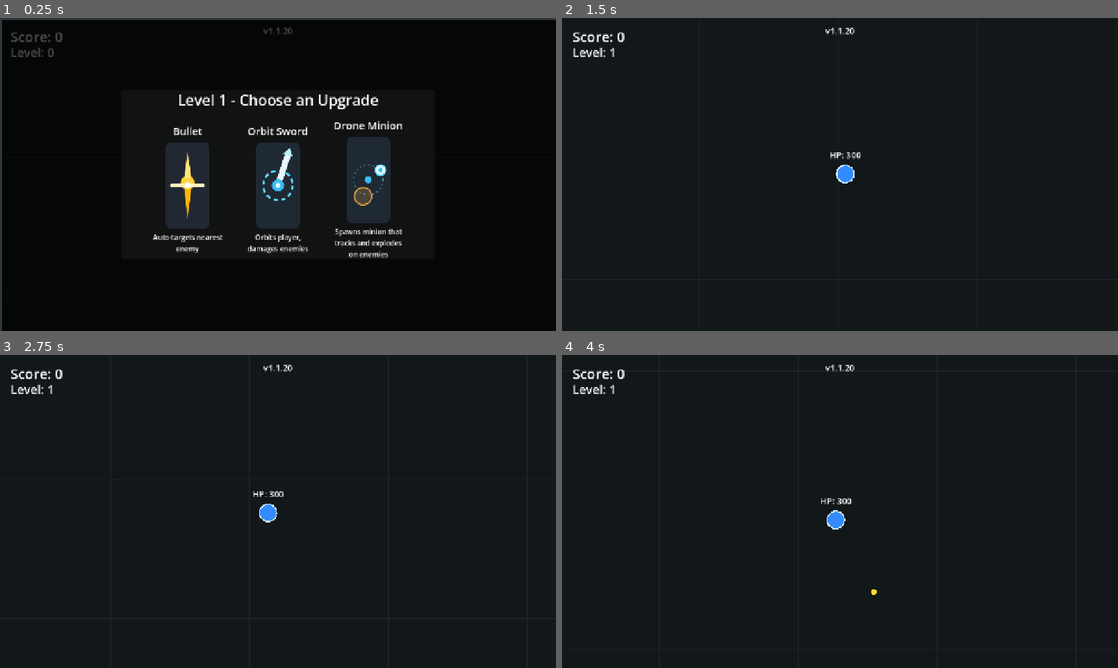
Above: before the commit, frames 1-4 (two rows, left to right).
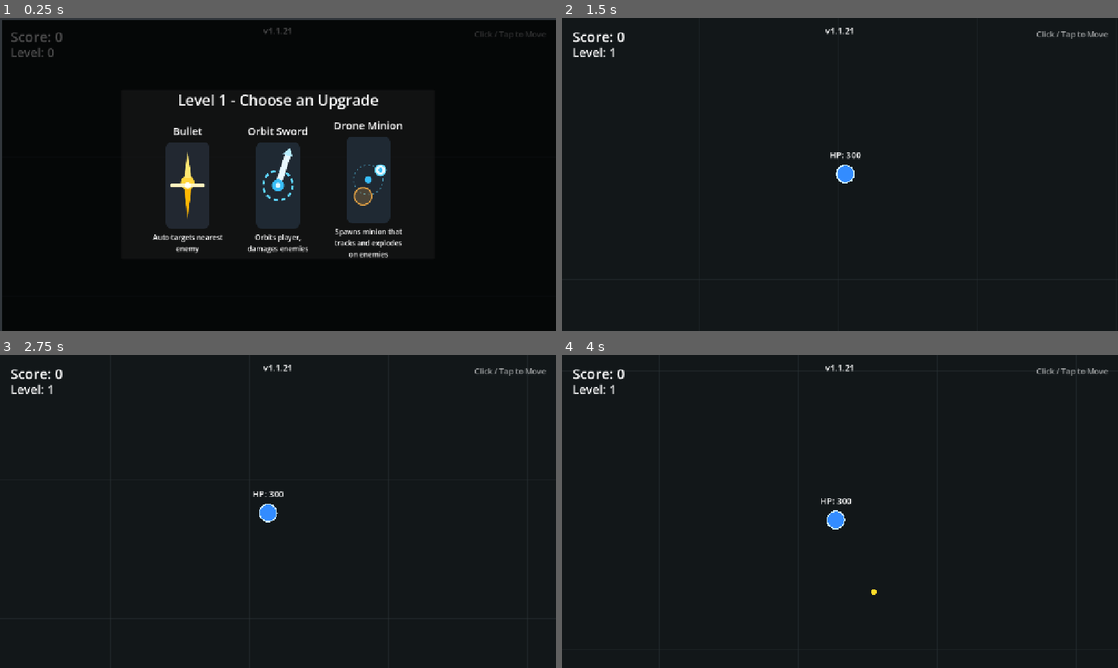
Above: after the commit, the same moments.

Repository: Tangoyzx/TraeRemoteGame
Game: Godot game, scene res://scenes/main.tscn
The game is run twice, just before and just after one commit, with the same random seed, the same clock (stepped at 60 frames per second) and the same inputs.
Inputs (mouse positions are in pixels of both pictures, inside the frame that each line leads up to):
- Up to frame 1 (0.25 s): no input
- Up to frame 2 (1.5 s): click (751, 183) at 0.52 s; tap Enter at 1.25 s; move the mouse to (962, 158) at 1.27 s; click (962, 158) at 1.42 s
- Up to frame 3 (2.75 s): tap Enter at 2 s; move the mouse to (166, 527) at 2.02 s; click (166, 527) at 2.17 s
- Up to frame 4 (4 s): tap Enter at 2.75, 3.5 s; move the mouse to (895, 442) at 2.77 s; click (895, 442) at 2.92 s; move the mouse to (812, 574) at 3.52 s; click (812, 574) at 3.67 s

The runs differ from the first frame. In frame 1, less than 0.1% of the frame differs, in the area x 51-98%, y 3-7%; in frame 2, 0.1%, in the area x 51-99%, y 3-7%; in frame 3, 0.1%; in frame 4, 0.1%.

Commit message:
feat(ui): 屏幕右上角新增操作提示 Click / Tap to Move + bump v1.1.21

Diff:
--- a/scripts/main.gd
+++ b/scripts/main.gd
@@ -23,7 +23,7 @@
 const LEVEL_REQUIRED_SCORES := [0, 20, 40, 60, 80, 100, 120, 200, 220, 240, 260, 280, 290, 300, 320, 400]
 # 游戏版本号,显示在屏幕顶部居中。
 # 规则:合并到远端 main 前,若无特殊说明则末位自动 +1(如 1.0.0 → 1.0.1)。
-const GAME_VERSION := "v1.1.20"
+const GAME_VERSION := "v1.1.21"
 const UPGRADE_IMAGE_SIZE := Vector2(100.0, 200.0)
 const BASIC_ENEMY_RADIUS := 18.0
 const BASIC_ENEMY_SPEED := 115.0
@@ -228,6 +228,7 @@
 var score_label: Label
 var level_label: Label
 var version_label: Label
+var hint_label: Label
 var game_over_label: Label
 var restart_button: Button
 var level_up_overlay: ColorRect
@@ -388,6 +389,21 @@
 	version_label.add_theme_font_size_override("font_size", 20)
 	ui_layer.add_child(version_label)
 
+	# 操作提示:屏幕右上角,半透明,与左上 score/level 视觉对称。
+	hint_label = Label.new()
+	hint_label.name = "HintLabel"
+	hint_label.text = "Click / Tap to Move"
+	hint_label.set_anchors_preset(Control.PRESET_TOP_RIGHT)
+	hint_label.offset_left = -300.0
+	hint_label.offset_right = -24.0
+	hint_label.offset_top = 24.0
+	hint_label.offset_bottom = 48.0
+	hint_label.horizontal_alignment = HORIZONTAL_ALIGNMENT_RIGHT
+	hint_label.vertical_alignment = VERTICAL_ALIGNMENT_CENTER
+	hint_label.add_theme_font_size_override("font_size", 18)
+	hint_label.modulate = Color(1.0, 1.0, 1.0, 0.60)
+	ui_layer.add_child(hint_label)
+
 	game_over_label = Label.new()
 	game_over_label.name = "GameOverLabel"
 	game_over_label.visible = false
